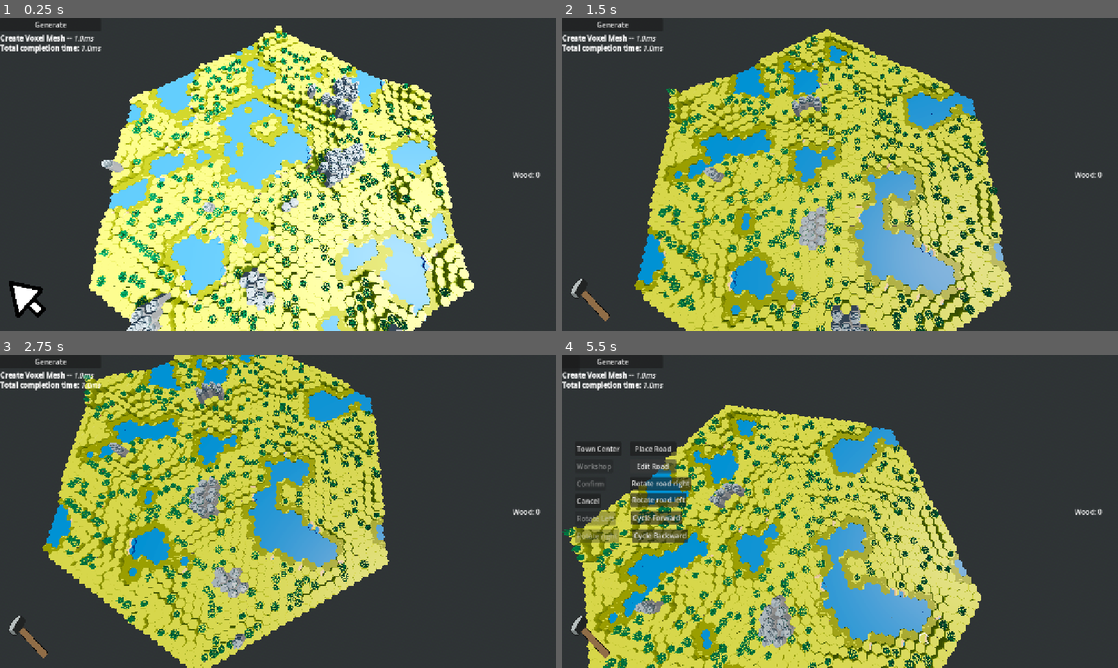
Above: before the commit, frames 1-4 (two rows, left to right).
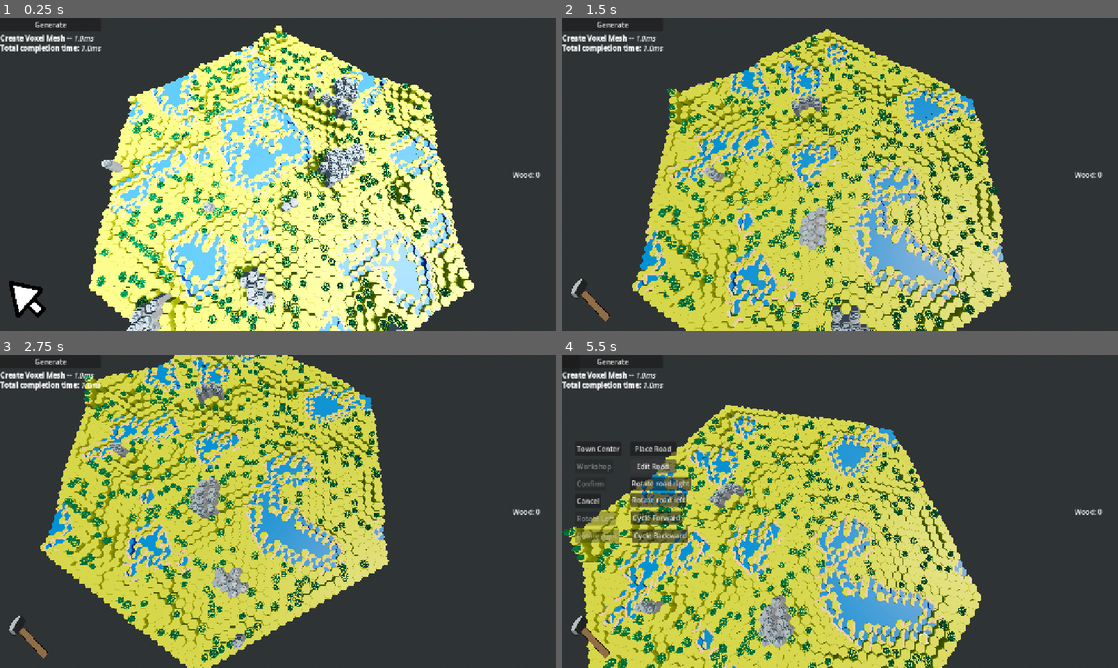
Above: after the commit, the same moments.

Repository: forzinkahd/HexaKingdomGameRepo
Game: Godot game, scene res://Scenes/GameScene.tscn
Same seed, same stepped clock (60 frames per second), same inputs: the game is played once before the commit and once after it.
Inputs (mouse positions are in pixels of both pictures, inside the frame that each line leads up to):
- Up to frame 1 (0.25 s): no input
- Up to frame 2 (1.5 s): click "Generate" at 0.5 s; tap Enter at 1.25 s; move the mouse to (962, 158) at 1.27 s; hold D (MoveRight) from 1.28 s (still down); tap 2 (Build) at 1.35 s; click (962, 158) at 1.42 s
- Up to frame 3 (2.75 s): move the mouse to (166, 527) at 2.02 s; release D (MoveRight) at 2.03 s; hold S (MoveBackwards) from 2.03 s (still down); tap Q (RotateCameraLeft) at 2.1 s
- Up to frame 4 (5.5 s): move the mouse to (895, 442) at 2.77 s; release S (MoveBackwards) at 2.78 s; hold D (MoveRight) 2.78-3.53 s; hold E (RotateCameraRight) 2.78-3.53 s; move the mouse to (812, 574) at 3.52 s; hold W (MoveForward) 3.53-4.28 s; tap 1 (Select) at 3.6 s; click (812, 574) at 3.67 s; move the mouse to (1006, 558) at 4.27 s; hold A (MoveLeft) from 4.28 s (still down); tap 2 (Build) at 4.35 s; move the mouse to (673, 464) at 5.02 s; tap Q (RotateCameraLeft) at 5.1 s

The runs differ from the first frame. In frame 1, 11% of the frame differs, in the area x 18-83%, y 7-100%; in frame 2, 9.6%; in frame 3, 7.4%; in frame 4, 8.9%.

Commit message:
progress coast tiles
outmost ring of ocean becomes coast, still rotation mask problem

Diff:
--- a/scripts/WorldGen/Voxel/voxel.gd
+++ b/scripts/WorldGen/Voxel/voxel.gd
@@ -52,6 +52,7 @@
 
 # coastal surface
 var is_sea: bool = false
+var sea_is_coast_ring: bool = false
 var coast_mask: int = 0
 
 func has_resource() -> bool:
--- a/scripts/WorldGen/Voxel/voxel_generator.gd
+++ b/scripts/WorldGen/Voxel/voxel_generator.gd
@@ -95,6 +95,9 @@
 	_spawn_surface_tiles(chunk)	# top caps
 	_spawn_mountains(chunk)
 	_spawn_forests(chunk)
+
+	chunk.name = "Chunk_%s" % str(hash(map)) # anything unique
+	print("Spawned:", chunk.name, " id=", chunk.get_instance_id())
 
 	return chunk
 
@@ -374,19 +377,16 @@
 	var half_step_h := settings.voxel_height * 0.5
 	var y := float(v.height_units) * half_step_h
 
-	# Coast is one half-step lower (your request)
-	if (not v.is_sea) and (v.coast_mask != 0):
-		y -= half_step_h
+	# before outer ring became coast
+	#if (not v.is_sea) and (v.coast_mask != 0):
+	#	y -= 0 #half_step_h
 
 	return y
 
 
 func _spawn_surface_tiles(chunk: Chunk) -> void:
-	# hard clear any existing cap nodes
-	for ch in chunk.get_children():
-		if ch is Node3D and bool(ch.get_meta("is_surface_cap", false)):
-			ch.queue_free()
-
+	var cap_root := _get_or_create_cap_root(chunk)
+	_clear_children(cap_root)
 	_cap_by_xz.clear()
 
 	for v: Voxel in surface_voxels:
@@ -394,20 +394,36 @@
 		if scene == null:
 			continue
 
-		v.is_base_grass_cap = (scene == theme.grass_top_scene)
+		#v.is_base_grass_cap = (scene == theme.grass_top_scene)
 
 		var cap := scene.instantiate() as Node3D
-		cap.set_meta("is_surface_cap", true)
+		#cap.set_meta("is_surface_cap", true)
 		cap.position = Vector3(v.world_position.x, _surface_cap_y(v), v.world_position.z)
 
-		# Coast rotation (stable)
 		if (not v.is_sea) and (v.coast_mask != 0):
 			const COAST_EDGE_OFFSET_STEPS := 1  # <-- tune if needed for your art
 			cap.rotation.y = VoxelData.yaw_from_mask_centroid(v.coast_mask, COAST_EDGE_OFFSET_STEPS)
 
 		_tag_tile_nodes(cap, v.grid_position_xz)
-		chunk.add_child(cap)
+		#chunk.add_child(cap)
+		cap_root.add_child(cap)
 		_cap_by_xz[v.grid_position_xz] = cap
+
+
+const CAP_ROOT_NAME := "_Caps"
+
+func _get_or_create_cap_root(chunk: Chunk) -> Node3D:
+	var root := chunk.get_node_or_null(CAP_ROOT_NAME) as Node3D
+	if root == null:
+		root = Node3D.new()
+		root.name = CAP_ROOT_NAME
+		chunk.add_child(root)
+	return root
+
+
+func _clear_children(root: Node) -> void:
+	for c in root.get_children():
+		c.queue_free()
 
 
 func _tag_tile_nodes(root: Node, xz: Vector2i) -> void:
@@ -567,7 +583,7 @@
 	# 2) compute coast masks for NON-sea tiles
 	for v in surface_tiles:
 		if v.is_sea:
-			v.coast_mask = 0
+			#.coast_mask = 0
 			continue
 
 		var mask := 0
@@ -578,6 +594,22 @@
 				mask |= (1 << i)
 
 		v.coast_mask = mask
+
+	# 3) compute "coast ring" for SEA tiles (sea that borders land)
+	for v in surface_tiles:
+		if not v.is_sea:
+			continue
+
+		var mask_to_land := 0
+		var dirs := VoxelData.neighbor_dirs_for_col(v.grid_position_xz.x)
+		for i in range(6):
+			var n: Voxel = WorldMap.surface_layer.get(v.grid_position_xz + dirs[i])
+			if n != null and (not n.is_sea):
+				mask_to_land |= (1 << i)
+
+		if mask_to_land != 0:
+			v.sea_is_coast_ring = true
+			v.coast_mask = mask_to_land
 
 
 func refresh_overlay_at(chunk: Chunk, v: Voxel) -> void:
@@ -928,14 +960,19 @@
 	if v == null or theme == null:
 		return null
 
+	# sea "coast ring" should use coast art
+	if v.is_sea and v.sea_is_coast_ring and v.coast_mask != 0:
+		var letter := VoxelData.coast_letter_from_mask(v.coast_mask)
+		return theme.coast_scene(letter)  # use your coast assets for the ring
+
 	# sea wins over base terrain
 	if v.is_sea:
 		return theme.sea_top_scene
 
 	# coast (non-sea tile with water neighbors)
 	if v.coast_mask != 0:
-		var letter := VoxelData.coast_letter_from_mask(v.coast_mask)
-		return theme.coast_scene(letter)
+		var letter2 := VoxelData.coast_letter_from_mask(v.coast_mask)
+		return theme.coast_scene(letter2)
 
 	# normal terrain
 	return _top_scene_for_voxel_type(v.type)
